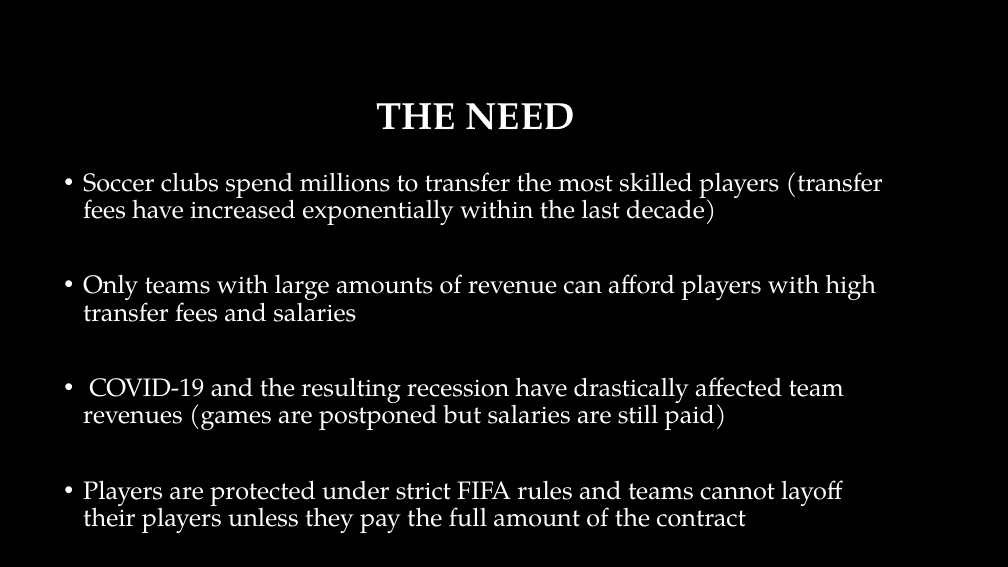
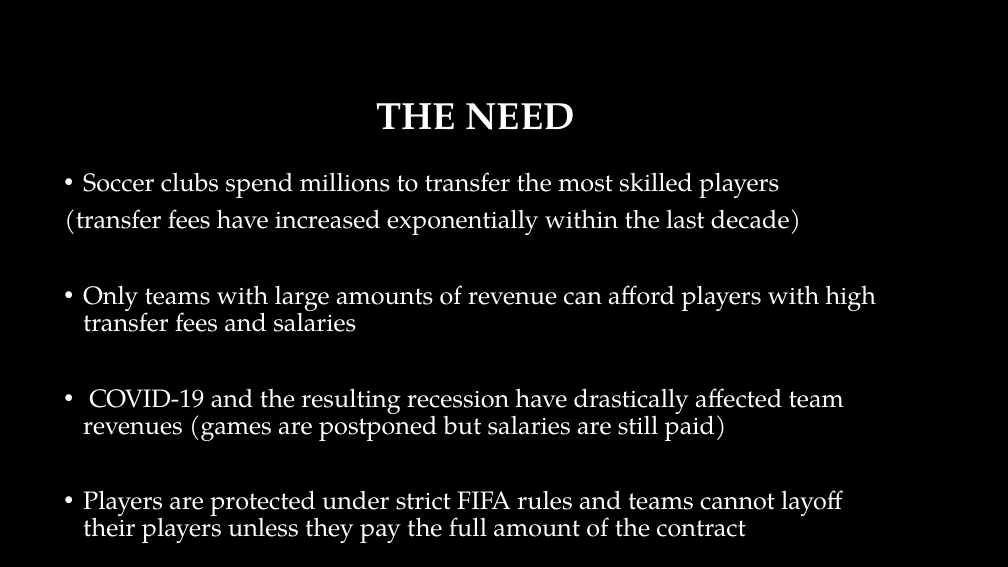
Before and after one commit to salihkilicli/Soccer_Transfers_Recommendation_Engine, a slide deck: slide 3 of Recommendation_Systems_for_Soccer.pptx. Drawn at 1008x567 pixels with LibreOffice and Linux fonts; fonts in the diff are those of the drawing; background and template pictures are left out. Boxes give left, top, right and bottom in pixels: in the first picture for what was removed or moved away, otherwise in the second. Text is boxed around its words. In the diff, an @@ line names an element or a change of style, - is before the commit and + after.

```diff
--- a/Recommendation_Systems_for_Soccer.pptx
+++ b/Recommendation_Systems_for_Soccer.pptx
@@ text at (64,172,801,235): text changed @@
-• Soccer clubs spend millions to transfer the most skilled players (transfer fees have increased exponentially within the last decade)
+• Soccer clubs spend millions to transfer the most skilled players
+(transfer fees have increased exponentially within the last decade)
```
Also in this commit, not shown: 5 other slides changed.
